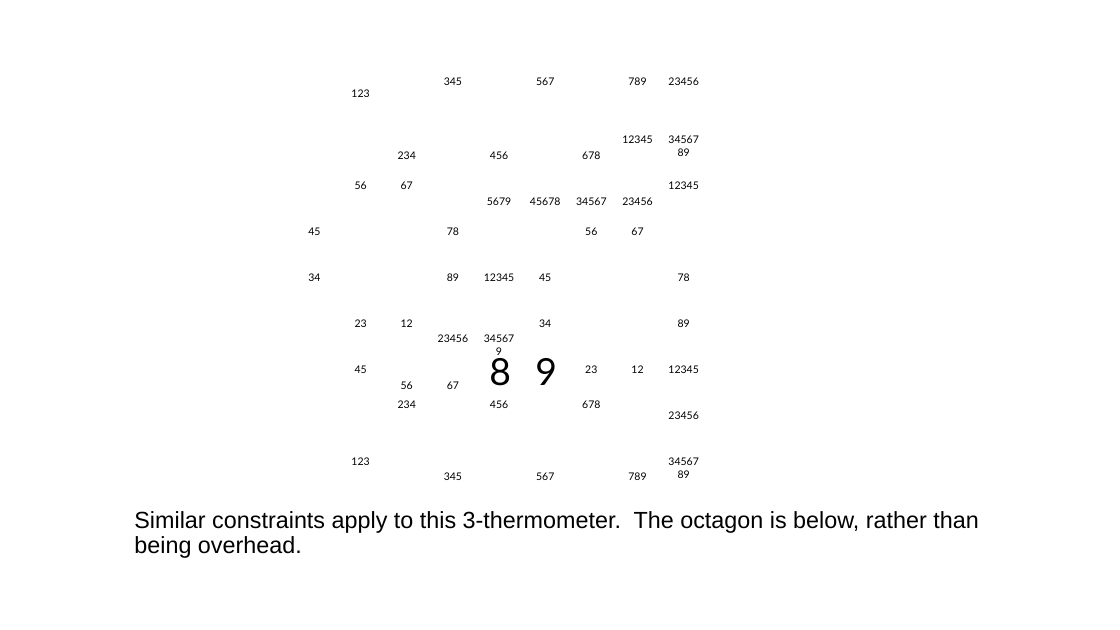
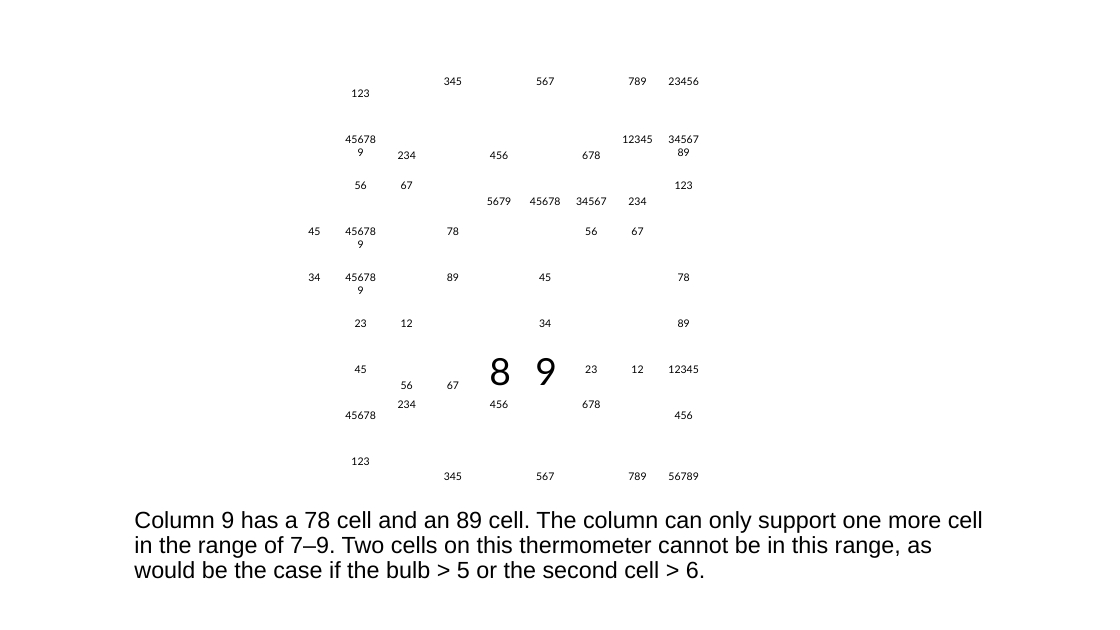
Before and after one commit to jhardis/WSJ_Number_Puzzles, a slide deck: slide 10 of 20260307_2.pptx (slide 8 before the commit). Drawn at 1120x630 pixels with LibreOffice and Linux fonts; fonts in the diff are those of the drawing; background and template pictures are left out. Boxes give left, top, right and bottom in pixels: in the first picture for what was removed or moved away, otherwise in the second. Text is boxed around its words. In the diff, an @@ line names an element or a change of style, - is before the commit and + after.

```diff
--- a/20260307_2.pptx
+++ b/20260307_2.pptx
@@ text added at [334,129,386,150], 9 pt, text #000000 @@
+456789
@@ text at [628,197,646,205]: text changed @@
-23456
+234
@@ text at [675,181,693,189]: text changed @@
-12345
+123
@@ text added at [334,221,386,242], 9 pt, text #000000 @@
+456789
@@ text added at [334,267,386,288], 9 pt, text #000000 @@
+456789
@@ text removed at [484,273,514,281] @@
-12345
@@ text removed at [473,329,525,350] @@
-345679
@@ text removed at [438,334,468,342] @@
-23456
@@ text added at [345,411,375,419], 9 pt, text #000000 @@
+45678
@@ text at [675,411,693,419]: text changed @@
-23456
+456
@@ text removed at [658,451,710,485] @@
-3456789
@@ text added at [668,472,698,480], 9 pt, text #000000 @@
+56789
@@ text at [134,511,983,579]: text changed @@
-Similar constraints apply to this 3-thermometer. The octagon is below, rather than being overhead.
+Column 9 has a 78 cell and an 89 cell. The column can only support one more cell in the range of 7–9. Two cells on this thermometer cannot be in this range, as would be the case if the bulb > 5 or the second cell > 6.
```
Also in this commit, not shown: 59 other slides changed, 3 slides added, 2 slides removed, 1 other file.
